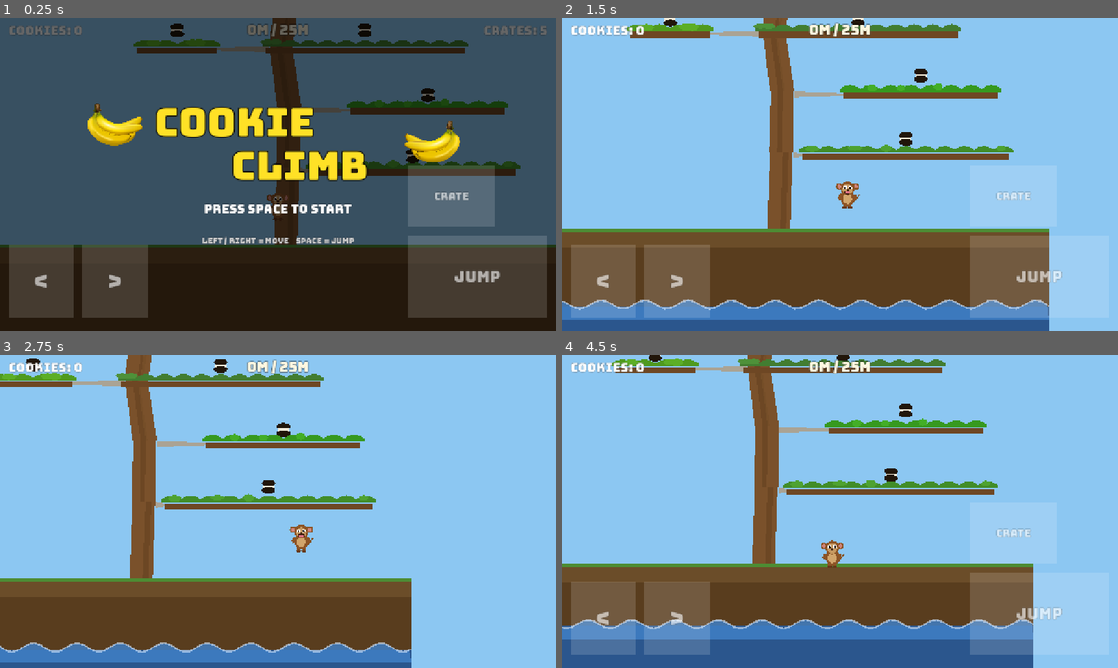
Above: before the commit, frames 1-4 (two rows, left to right).
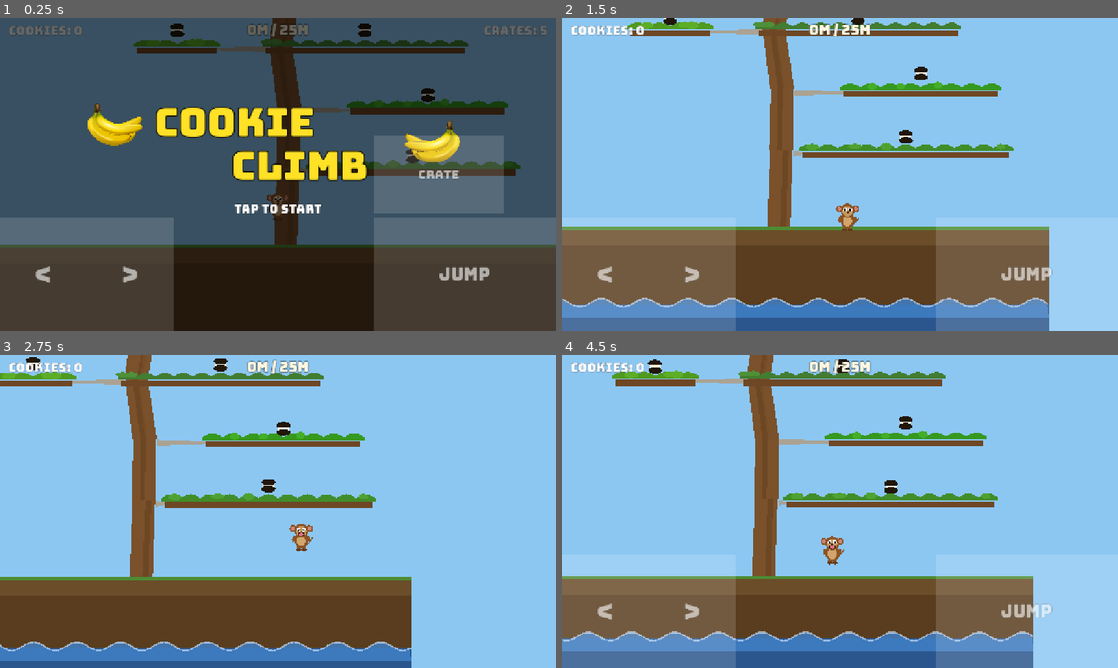
Above: after the commit, the same moments.

Repository: richardbowman123/cookie-climb
Game: Godot game, scene res://scenes/main.tscn
Same seed, same stepped clock (60 frames per second), same inputs: the game is played once before the commit and once after it.
Inputs (mouse positions are in pixels of both pictures, inside the frame that each line leads up to):
- Up to frame 1 (0.25 s): no input
- Up to frame 2 (1.5 s): tap Space (jump) at 0.5, 0.77, 0.8, 1.07 s; move the mouse to (962, 158) at 0.52 s; hold D (move_right) 0.53-1.25 s; tap E (place_block) at 0.6 s; click (962, 158) at 0.67 s; drag from (728, 190) to (923, 136) at 1.27 s
- Up to frame 3 (2.75 s): move the mouse to (333, 442) at 2.02 s; hold D (move_right) from 2.03 s (still down); tap E (place_block) at 2.1 s; click (333, 442) at 2.17 s; tap Space (jump) at 2.3 s
- Up to frame 4 (4.5 s): release D (move_right) at 2.75 s; drag from (812, 574) to (845, 430) at 2.77 s; move the mouse to (1006, 558) at 3.52 s; hold A (move_left) 3.53-4.25 s; tap R at 3.6 s; click (1006, 558) at 3.67 s; tap Space (jump) at 3.77, 3.8, 4.07 s; drag from (673, 464) to (823, 361) at 4.27 s

The runs differ from the first frame. In frame 1, 16% of the frame differs, in the area x 0-100%, y 37-100%; in frame 2, 13%; in frame 3, 3.7%; in frame 4, 25%, in the area x 0-90%, y 0-100%.

Commit message:
Fix touch controls and make all text mobile-aware
- Fix coordinate conversion for mobile touch buttons
- Remove tap-anywhere-to-jump bug (was overriding all button presses)
- Make buttons bigger for easier thumb hits on small screens
- Hide CRATE button on Level 1
- All 13 keyboard text references now show touch versions on mobile
  (e.g. "TAP TO START" instead of "PRESS SPACE TO START")
- Hide keyboard controls hint on touchscreen
- Tapping anywhere on menu screens advances them on mobile

Co-Authored-By: Claude Opus 4.6 <noreply@anthropic.com>

Diff:
--- a/scripts/game.gd
+++ b/scripts/game.gd
@@ -59,6 +59,9 @@
 var _row_count: int = 0           # counts rows generated (for variety in level 1)
 var _last_plat_x: float = 0.0
 var _last_plat_w: float = 0.0
+
+# ─── Mobile menu tap ───
+var _screen_tapped: bool = false
 
 # ─── Victory bananas ───
 var _victory_bananas: Array = []
@@ -1097,22 +1100,30 @@
 
 # ─── Main Loop ───
 
+func _input(event: InputEvent) -> void:
+	# Track screen taps for mobile menu navigation
+	if event is InputEventScreenTouch and event.pressed:
+		_screen_tapped = true
+
 func _process(delta: float) -> void:
+	var tapped := _screen_tapped
+	_screen_tapped = false
+
 	match state:
 		State.TITLE:
-			if Input.is_action_just_pressed("jump"):
+			if Input.is_action_just_pressed("jump") or tapped:
 				_show_level_intro()
 			if Input.is_action_just_pressed("quit"):
 				get_tree().quit()
 
 		State.LEVEL_INTRO:
-			if Input.is_action_just_pressed("jump"):
+			if Input.is_action_just_pressed("jump") or tapped:
 				_start_playing()
 			if Input.is_action_just_pressed("quit"):
 				get_tree().quit()
 
 		State.TUTORIAL_INTRO:
-			if Input.is_action_just_pressed("jump"):
+			if Input.is_action_just_pressed("jump") or tapped:
 				hud.hide_tutorial_intro()
 				hud.show_tutorial_hint()
 				player.set_physics_process(true)
@@ -1129,21 +1140,21 @@
 			_process_playing(delta)
 
 		State.LEVEL_COMPLETE:
-			if Input.is_action_just_pressed("jump"):
+			if Input.is_action_just_pressed("jump") or tapped:
 				_next_level()
 			if Input.is_action_just_pressed("quit"):
 				get_tree().quit()
 
 		State.VICTORY:
 			_update_victory_bananas(delta)
-			if Input.is_action_just_pressed("jump"):
+			if Input.is_action_just_pressed("jump") or tapped:
 				s_level = 0
 				get_tree().reload_current_scene()
 			if Input.is_action_just_pressed("quit"):
 				get_tree().quit()
 
 		State.GAME_OVER:
-			if Input.is_action_just_pressed("jump"):
+			if Input.is_action_just_pressed("jump") or tapped:
 				# Replay current level (not back to Level 1)
 				get_tree().reload_current_scene()
 			if Input.is_action_just_pressed("quit"):
@@ -1239,9 +1250,11 @@
 	if s_level == 0:
 		# Level 1: no crates — player doesn't know about them yet
 		hud.set_crates_visible(false)
+		touch_controls.set_crate_visible(false)
 		player.block_count = 0  # can't place any
 	else:
 		hud.set_crates_visible(true)
+		touch_controls.set_crate_visible(true)
 		hud.show_controls_hint()
 	player.set_physics_process(true)
 	time_since_start = 0.0
--- a/scripts/hud.gd
+++ b/scripts/hud.gd
@@ -2,6 +2,7 @@
 extends CanvasLayer
 
 var _bungee: Font
+var _touch_mode: bool = false
 var _cookie_label: Label
 var _height_label: Label
 var _blocks_label: Label
@@ -44,6 +45,7 @@
 
 func _ready() -> void:
 	layer = 10
+	_touch_mode = DisplayServer.is_touchscreen_available()
 	_load_font()
 	_build_hud()
 	_build_title_screen()
@@ -91,7 +93,7 @@
 	add_child(_blocks_label)
 
 	_controls_hint = Label.new()
-	_controls_hint.text = "E = PLACE CRATE"
+	_controls_hint.text = "" if _touch_mode else "E = PLACE CRATE"
 	_controls_hint.horizontal_alignment = HORIZONTAL_ALIGNMENT_CENTER
 	_controls_hint.position = Vector2(440, 660)
 	_controls_hint.size = Vector2(400, 40)
@@ -158,20 +160,21 @@
 		_title_overlay.add_child(right_banana)
 
 	_start_label = Label.new()
-	_start_label.text = "PRESS SPACE TO START"
+	_start_label.text = "TAP TO START" if _touch_mode else "PRESS SPACE TO START"
 	_start_label.horizontal_alignment = HORIZONTAL_ALIGNMENT_CENTER
 	_start_label.position = Vector2(290, 420)
 	_start_label.size = Vector2(700, 60)
 	_style(_start_label, 28, Color.WHITE, 3)
 	_title_overlay.add_child(_start_label)
 
-	var controls := Label.new()
-	controls.text = "LEFT / RIGHT = MOVE    SPACE = JUMP"
-	controls.horizontal_alignment = HORIZONTAL_ALIGNMENT_CENTER
-	controls.position = Vector2(90, 500)
-	controls.size = Vector2(1100, 40)
-	_style(controls, 18, Color(0.8, 0.8, 0.8), 2)
-	_title_overlay.add_child(controls)
+	if not _touch_mode:
+		var controls := Label.new()
+		controls.text = "LEFT / RIGHT = MOVE    SPACE = JUMP"
+		controls.horizontal_alignment = HORIZONTAL_ALIGNMENT_CENTER
+		controls.position = Vector2(90, 500)
+		controls.size = Vector2(1100, 40)
+		_style(controls, 18, Color(0.8, 0.8, 0.8), 2)
+		_title_overlay.add_child(controls)
 
 func _build_level_intro() -> void:
 	_intro_overlay = ColorRect.new()
@@ -210,7 +213,7 @@
 	_intro_overlay.add_child(_intro_hint)
 
 	_intro_start = Label.new()
-	_intro_start.text = "PRESS SPACE TO CLIMB"
+	_intro_start.text = "TAP TO CLIMB" if _touch_mode else "PRESS SPACE TO CLIMB"
 	_intro_start.horizontal_alignment = HORIZONTAL_ALIGNMENT_CENTER
 	_intro_start.position = Vector2(290, 480)
 	_intro_start.size = Vector2(700, 50)
@@ -274,7 +277,7 @@
 	add_child(_tutorial_overlay)
 
 	_tutorial_hint = Label.new()
-	_tutorial_hint.text = "PLACE A CRATE WITH E"
+	_tutorial_hint.text = "TAP CRATE TO PLACE ONE" if _touch_mode else "PLACE A CRATE WITH E"
 	_tutorial_hint.horizontal_alignment = HORIZONTAL_ALIGNMENT_CENTER
 	_tutorial_hint.position = Vector2(190, 50)
 	_tutorial_hint.size = Vector2(900, 60)
@@ -369,7 +372,7 @@
 		_victory_overlay.add_child(banana)
 
 	var replay := Label.new()
-	replay.text = "PRESS SPACE TO PLAY AGAIN"
+	replay.text = "TAP TO PLAY AGAIN" if _touch_mode else "PRESS SPACE TO PLAY AGAIN"
 	replay.horizontal_alignment = HORIZONTAL_ALIGNMENT_CENTER
 	replay.position = Vector2(290, 590)
 	replay.size = Vector2(700, 50)
@@ -430,7 +433,7 @@
 	_gameover_overlay.add_child(_gameover_height)
 
 	_gameover_restart = Label.new()
-	_gameover_restart.text = "PRESS SPACE TO RETRY"
+	_gameover_restart.text = "TAP TO RETRY" if _touch_mode else "PRESS SPACE TO RETRY"
 	_gameover_restart.horizontal_alignment = HORIZONTAL_ALIGNMENT_CENTER
 	_gameover_restart.position = Vector2(290, 460)
 	_gameover_restart.size = Vector2(700, 50)
@@ -467,6 +470,7 @@
 	_intro_name.text = level_name
 	_intro_height.text = "CLIMB TO %dm" % target_m
 	_intro_hint.text = hint
+	_intro_start.text = "TAP TO CLIMB" if _touch_mode else "PRESS SPACE TO CLIMB"
 	_intro_overlay.visible = true
 	_gameover_overlay.visible = false
 	_complete_overlay.visible = false
@@ -480,8 +484,8 @@
 	_intro_level.text = "TUTORIAL"
 	_intro_name.text = "CRATE TRAINING"
 	_intro_height.text = "LEARN HOW TO USE CRATES"
-	_intro_hint.text = "PRESS E TO PLACE A CRATE"
-	_intro_start.text = "PRESS SPACE TO BEGIN"
+	_intro_hint.text = "USE THE CRATE BUTTON" if _touch_mode else "PRESS E TO PLACE A CRATE"
+	_intro_start.text = "TAP TO BEGIN" if _touch_mode else "PRESS SPACE TO BEGIN"
 	_intro_overlay.visible = true
 	_title_overlay.visible = false
 	_gameover_overlay.visible = false
@@ -506,7 +510,7 @@
 	_tutorial_overlay.visible = false
 
 func show_tutorial_stage2() -> void:
-	_tutorial_hint.text = "JUMP, THEN QUICKLY PRESS E!"
+	_tutorial_hint.text = "JUMP, THEN QUICKLY TAP CRATE!" if _touch_mode else "JUMP, THEN QUICKLY PRESS E!"
 	_tutorial_sub.text = "A CRATE APPEARS IN THE AIR - LAND ON IT, THEN JUMP AGAIN!"
 
 func show_tutorial_complete() -> void:
@@ -526,10 +530,10 @@
 func show_level_complete(cookies: int, total: int, height_m: int, is_final: bool) -> void:
 	if is_final:
 		_complete_title.text = "YOU WIN!"
-		_complete_next.text = "PRESS SPACE TO PLAY AGAIN"
+		_complete_next.text = "TAP TO PLAY AGAIN" if _touch_mode else "PRESS SPACE TO PLAY AGAIN"
 	else:
 		_complete_title.text = "LEVEL COMPLETE!"
-		_complete_next.text = "PRESS SPACE FOR NEXT LEVEL"
+		_complete_next.text = "TAP FOR NEXT LEVEL" if _touch_mode else "PRESS SPACE FOR NEXT LEVEL"
 	_complete_cookies.text = "COOKIES: %d" % cookies
 	if total > 0:
 		var pct := int(float(cookies) / float(total) * 100.0)
--- a/scripts/touch_controls.gd
+++ b/scripts/touch_controls.gd
@@ -10,7 +10,7 @@
 # Touch buttons simulate the same input actions as the keyboard,
 # so the player code doesn't need any changes.
 
-var _buttons: Dictionary = {}  # action_name → { rect: Rect2, bg: ColorRect }
+var _buttons: Dictionary = {}  # action_name → { rect: Rect2, bg: ColorRect, lbl: Label }
 var _touches: Dictionary = {}  # touch_index → action_name
 var _active := false
 var _bungee: Font
@@ -34,13 +34,13 @@
 		_bungee = sf
 
 func _build_buttons() -> void:
-	# Move buttons — bottom-left, large for easy thumb hits
-	_add_button("move_left", Rect2(20, 520, 150, 170), "<", 52)
-	_add_button("move_right", Rect2(190, 520, 150, 170), ">", 52)
+	# Move buttons — bottom-left, big for easy thumb hits
+	_add_button("move_left", Rect2(0, 460, 200, 260), "<", 60)
+	_add_button("move_right", Rect2(200, 460, 200, 260), ">", 60)
 
 	# Action buttons — bottom-right
-	_add_button("jump", Rect2(940, 500, 320, 190), "JUMP", 36)
-	_add_button("place_block", Rect2(940, 340, 200, 140), "CRATE", 24)
+	_add_button("jump", Rect2(860, 460, 420, 260), "JUMP", 40)
+	_add_button("place_block", Rect2(860, 270, 300, 180), "CRATE", 28)
 
 func _add_button(action: String, rect: Rect2, text: String, font_size: int) -> void:
 	# Semi-transparent rounded background
@@ -66,7 +66,7 @@
 	lbl.mouse_filter = Control.MOUSE_FILTER_IGNORE
 	add_child(lbl)
 
-	_buttons[action] = { "rect": rect, "bg": bg }
+	_buttons[action] = { "rect": rect, "bg": bg, "lbl": lbl }
 
 func _input(event: InputEvent) -> void:
 	# Auto-switch between touch and keyboard modes
@@ -81,7 +81,6 @@
 	# Handle touch start/end
 	if event is InputEventScreenTouch:
 		var touch: InputEventScreenTouch = event
-		# Convert screen position to viewport coordinates (handles stretch mode)
 		var pos := _to_viewport(touch.position)
 		if touch.pressed:
 			_on_touch_start(touch.index, pos)
@@ -95,9 +94,15 @@
 		_on_touch_move(drag.index, pos)
 
 func _to_viewport(screen_pos: Vector2) -> Vector2:
-	# Convert screen coordinates to viewport coordinates (1280x720)
-	var transform := get_viewport().get_screen_transform()
-	return transform.affine_inverse() * screen_pos
+	# Convert screen coordinates to viewport coordinates (1280x720).
+	# Compute manually for reliability across desktop and mobile web.
+	var vp_size := Vector2(1280, 720)
+	var win_size := Vector2(DisplayServer.window_get_size())
+	if win_size.x <= 0 or win_size.y <= 0:
+		return screen_pos
+	var scale := minf(win_size.x / vp_size.x, win_size.y / vp_size.y)
+	var offset := (win_size - vp_size * scale) * 0.5
+	return (screen_pos - offset) / scale
 
 func _on_touch_start(index: int, pos: Vector2) -> void:
 	var btn := _button_at(pos)
@@ -105,10 +110,9 @@
 		_touches[index] = btn
 		Input.action_press(btn)
 		_set_highlight(btn, true)
-	else:
-		# Tap on empty area = jump (for menu screens: tap anywhere to continue)
-		_touches[index] = "jump"
-		Input.action_press("jump")
+	# No fallback — tapping empty space does nothing during gameplay.
+	# Menu screens use Input.is_action_just_pressed("jump") which
+	# catches the first touch via emulate_mouse_from_touch.
 
 func _on_touch_end(index: int) -> void:
 	if _touches.has(index):
@@ -136,6 +140,10 @@
 
 func _button_at(pos: Vector2) -> String:
 	for action in _buttons:
+		# Skip hidden buttons
+		var bg: ColorRect = _buttons[action]["bg"]
+		if not bg.visible:
+			continue
 		var rect: Rect2 = _buttons[action]["rect"]
 		if rect.has_point(pos):
 			return action
@@ -145,6 +153,13 @@
 	if _buttons.has(action):
 		var bg: ColorRect = _buttons[action]["bg"]
 		bg.color = Color(1, 1, 1, 0.35) if on else Color(1, 1, 1, 0.15)
+
+func set_crate_visible(show: bool) -> void:
+	if _buttons.has("place_block"):
+		var bg: ColorRect = _buttons["place_block"]["bg"]
+		var lbl: Label = _buttons["place_block"]["lbl"]
+		bg.visible = show
+		lbl.visible = show
 
 func _show() -> void:
 	_active = true
Not shown, changed: docs/index.html
Not shown, changed: docs/index.pck
